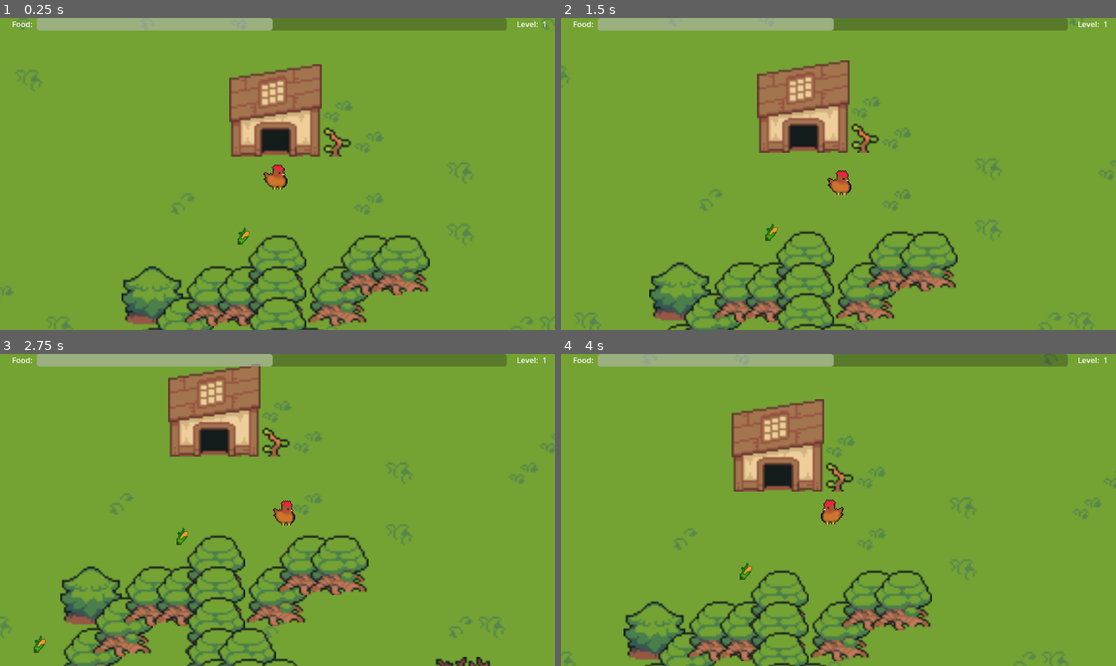
Above: before the commit, frames 1-4 (two rows, left to right).
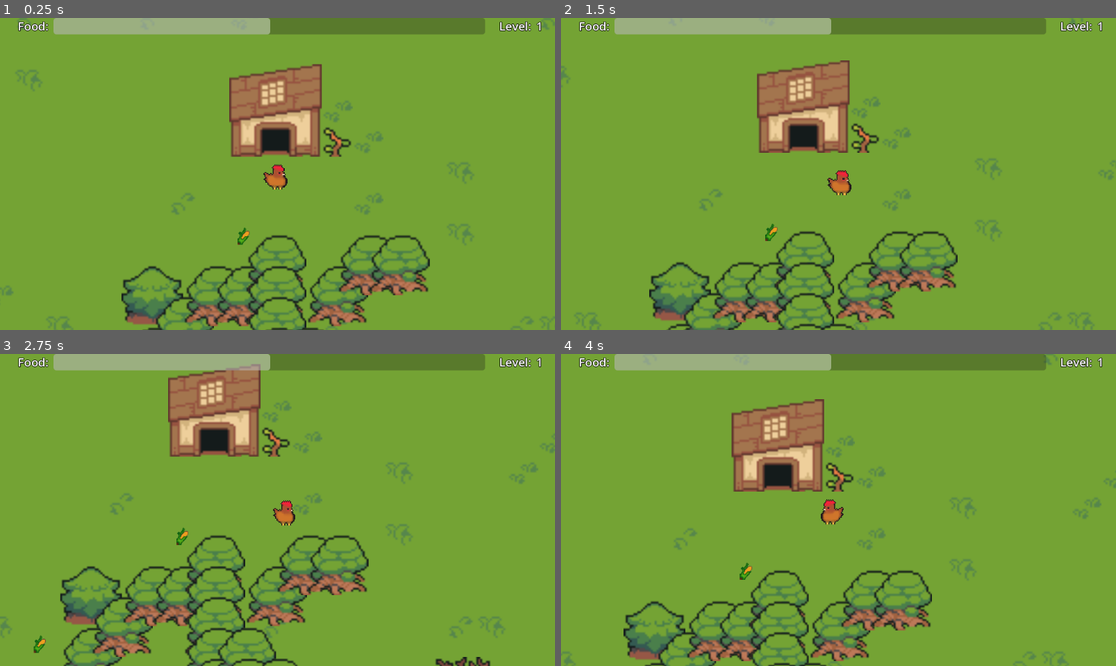
Above: after the commit, the same moments.

Repository: jackfruitgames/chickeeen
Game: Godot game, scene res://scenes/outdoors/outdoors.tscn
Same seed, same stepped clock (60 frames per second), same inputs: the game is played once before the commit and once after it.
Inputs:
- Up to frame 1 (0.25 s): no input
- Up to frame 2 (1.5 s): tap Enter at 0.5 s; hold Right (move_right) 0.53-1.28 s; hold Down (move_down) from 1.28 s (still down)
- Up to frame 3 (2.75 s): release Down (move_down) at 2.03 s; hold Right (move_right) from 2.03 s (still down)
- Up to frame 4 (4 s): release Right (move_right) at 2.78 s; hold Up (move_up) 2.78-3.53 s; hold Left (move_left) from 3.53 s (still down)

The runs differ from the first frame. In frame 1, 1.6% of the frame differs, in the area x 2-99%, y 0-6%; in frame 2, 1.6%; in frame 3, 1.6%; in frame 4, 1.6%.

Commit message:
Improve UI font style

Diff:
--- a/scenes/gameover/gameover.tscn
+++ b/scenes/gameover/gameover.tscn
@@ -1,6 +1,12 @@
-[gd_scene load_steps=4 format=3 uid="uid://dhndmuv1touhp"]
+[gd_scene load_steps=5 format=3 uid="uid://dhndmuv1touhp"]
 
 [ext_resource type="Script" path="res://scenes/gameover/restartGame.gd" id="1_wv5se"]
+
+[sub_resource type="LabelSettings" id="LabelSettings_clcbw"]
+font_size = 48
+outline_size = 4
+outline_color = Color(0, 0, 0, 1)
+shadow_size = 20
 
 [sub_resource type="Gradient" id="Gradient_aq8mq"]
 offsets = PackedFloat32Array(0, 0.595078)
@@ -40,6 +46,7 @@
 [node name="Label" type="Label" parent="CanvasLayer/Control/VBoxContainer"]
 layout_mode = 2
 text = "Game Over"
+label_settings = SubResource("LabelSettings_clcbw")
 horizontal_alignment = 1
 uppercase = true
 
--- a/scenes/ui/ui.tscn
+++ b/scenes/ui/ui.tscn
@@ -1,5 +1,6 @@
-[gd_scene load_steps=3 format=3 uid="uid://80jawqck3m24"]
+[gd_scene load_steps=4 format=3 uid="uid://80jawqck3m24"]
 
+[ext_resource type="LabelSettings" uid="uid://b3dnwdl6xc1h6" path="res://scenes/ui/uiLabelStyle.tres" id="1_5dksh"]
 [ext_resource type="Script" path="res://scenes/ui/UpdateLevel.gd" id="2_fv3t8"]
 [ext_resource type="Script" path="res://scenes/ui/UpdateFoodProgress.gd" id="2_vufxw"]
 
@@ -23,6 +24,7 @@
 [node name="FoodLabel" type="Label" parent="ui/HBoxContainer"]
 layout_mode = 2
 text = "      Food: "
+label_settings = ExtResource("1_5dksh")
 
 [node name="ProgressBar" type="ProgressBar" parent="ui/HBoxContainer"]
 layout_mode = 2
@@ -35,8 +37,10 @@
 [node name="LevelLabel" type="Label" parent="ui/HBoxContainer"]
 layout_mode = 2
 text = "    Level: "
+label_settings = ExtResource("1_5dksh")
 
 [node name="LevelValueLabel" type="Label" parent="ui/HBoxContainer"]
 layout_mode = 2
 text = "0    "
+label_settings = ExtResource("1_5dksh")
 script = ExtResource("2_fv3t8")
--- /dev/null
+++ b/scenes/ui/uiLabelStyle.tres
@@ -0,0 +1,6 @@
+[gd_resource type="LabelSettings" format=3 uid="uid://b3dnwdl6xc1h6"]
+
+[resource]
+font_size = 24
+outline_size = 4
+outline_color = Color(0, 0, 0, 1)
